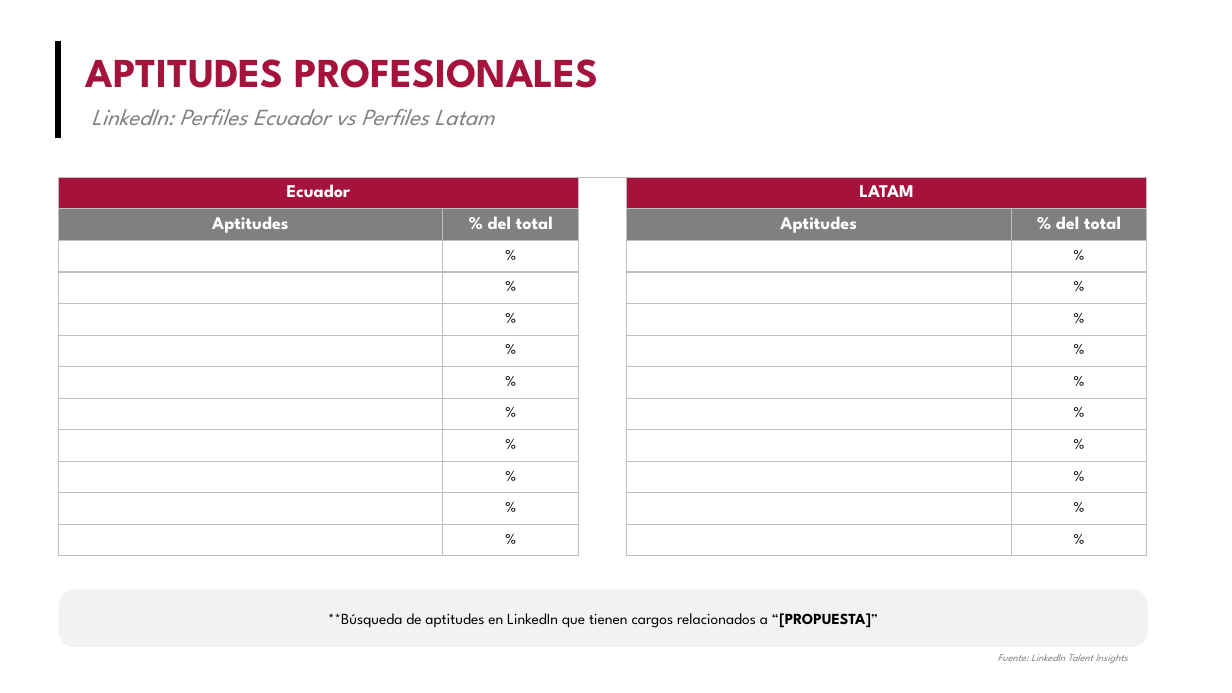
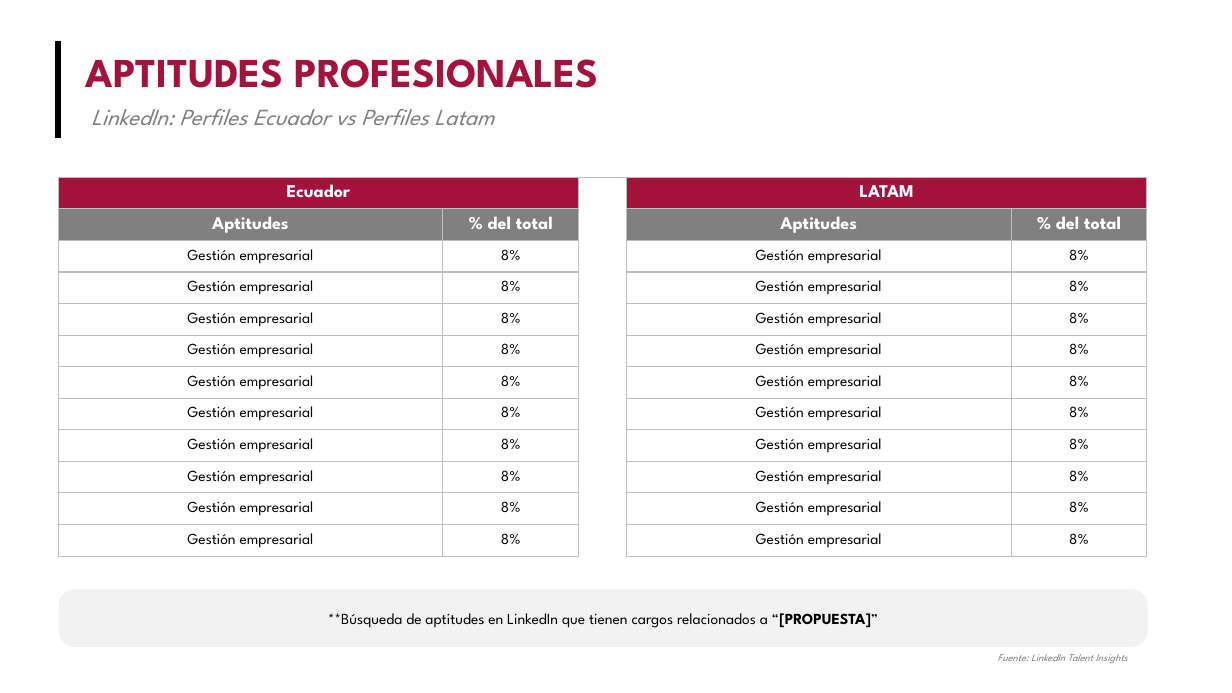
Before and after one commit to JairAlexey/Estudio-Tendencia, a slide deck: slide 8 of files/base/InvestigacionMercados.pptx. Drawn at 1232x693 pixels with LibreOffice and Linux fonts; fonts in the diff are those of the drawing; background and template pictures are left out. Boxes give left, top, right and bottom in pixels: in the first picture for what was removed or moved away, otherwise in the second. Text is boxed around its words. In the diff, an @@ line names an element or a change of style, - is before the commit and + after.

```diff
--- a/files/base/InvestigacionMercados.pptx
+++ b/files/base/InvestigacionMercados.pptx
@@ table at [58,177,1147,556] @@
-row 3:  | % |  |  | %
+row 3: Gestión empresarial | 8% |  | Gestión empresarial | 8%
-row 4:  | % |  |  | %
+row 4: Gestión empresarial | 8% |  | Gestión empresarial | 8%
-row 5:  | % |  |  | %
+row 5: Gestión empresarial | 8% |  | Gestión empresarial | 8%
-row 6:  | % |  |  | %
+row 6: Gestión empresarial | 8% |  | Gestión empresarial | 8%
-row 7:  | % |  |  | %
+row 7: Gestión empresarial | 8% |  | Gestión empresarial | 8%
-row 8:  | % |  |  | %
+row 8: Gestión empresarial | 8% |  | Gestión empresarial | 8%
-row 9:  | % |  |  | %
+row 9: Gestión empresarial | 8% |  | Gestión empresarial | 8%
-row 10:  | % |  |  | %
+row 10: Gestión empresarial | 8% |  | Gestión empresarial | 8%
-row 11:  | % |  |  | %
+row 11: Gestión empresarial | 8% |  | Gestión empresarial | 8%
-row 12:  | % |  |  | %
+row 12: Gestión empresarial | 8% |  | Gestión empresarial | 8%
```
Also in this commit, not shown: 1 other slide changed, 3 other files.
